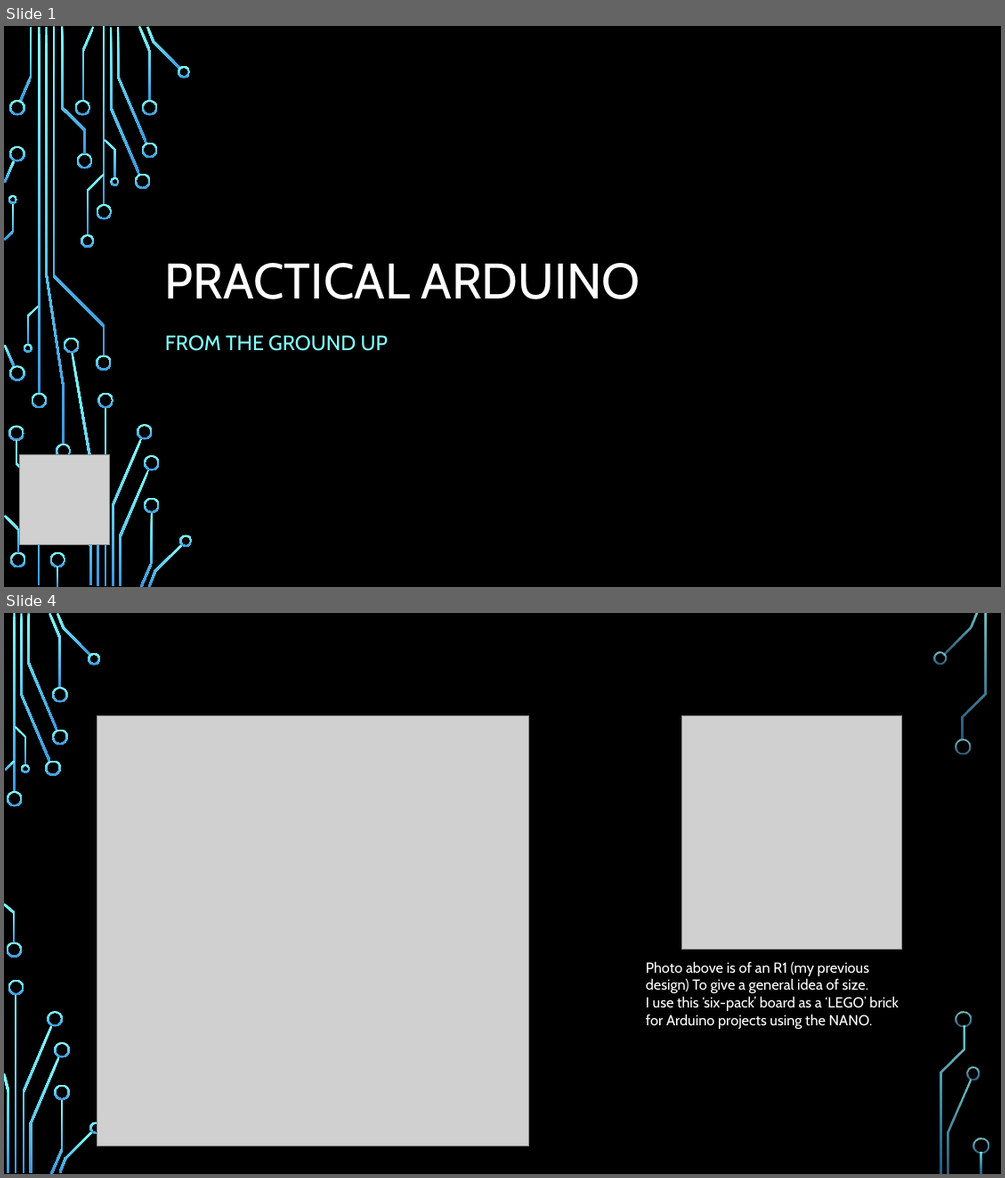
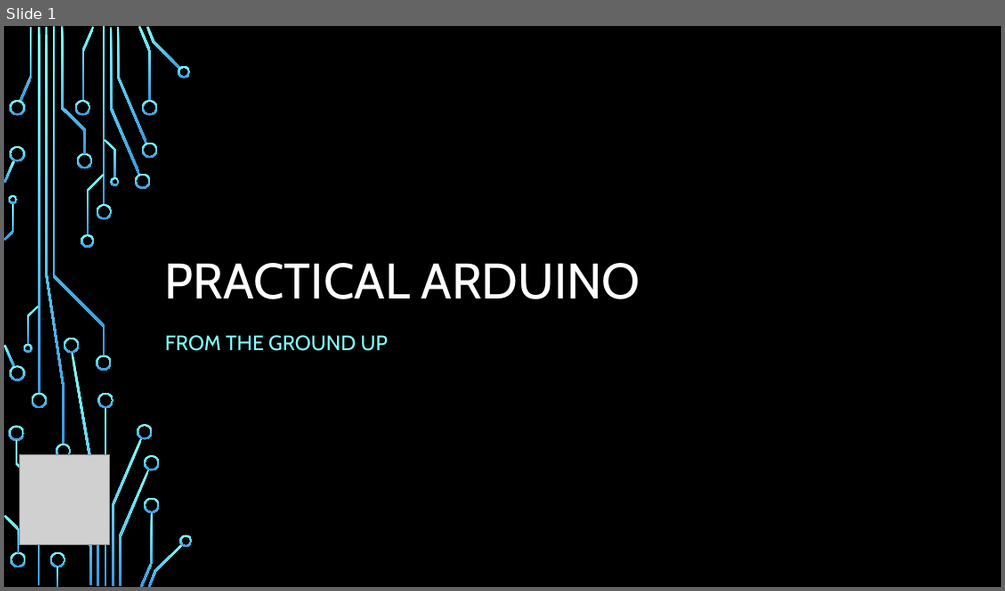
Before and after one commit to Alan-Lomax/MERG-SIG-Presentations, a slide deck: Practical Arduino - Ground Up.pptx. Shown one above the other, each under a label of ours: slides 1 and 4 before the commit, slide 1 after it; the slides between them are not shown. The pictures are 1005x1178 and 1005x591 pixels, drawn with LibreOffice and Linux fonts; fonts in the diff are those of the drawing; grey boxes stand for pictures; background and template pictures are left out. Boxes give left, top, right and bottom in pixels: in the first picture for what was removed or moved away, otherwise in the second. Text is boxed around its words. In the diff, an @@ line names an element or a change of style, - is before the commit and + after.

Commit message:
Update Practical Arduino - Ground Up.pptx
Spent some time firming up requirements and putting words around them prior to commencing schematic and board design.

```diff
--- a/Practical Arduino - Ground Up.pptx
+++ b/Practical Arduino - Ground Up.pptx
@@ slide 4 removed at (x1=4, y1=613, x2=1001, y2=1174), background picture (left out) @@
@@ picture removed at (x1=97, y1=716, x2=529, y2=1146) @@
@@ picture removed at (x1=681, y1=716, x2=902, y2=949) @@
@@ title removed at (x1=92, y1=722, x2=902, y2=774) @@
-PCB
@@ text removed at (x1=646, y1=961, x2=898, y2=1029) @@
-Photo above is of an R1 (my previous design) To give a general idea of size.
-I use this ‘six-pack’ board as a ‘LEGO’ brick for Arduino projects using the NANO.
@@ group removed at (x1=4, y1=613, x2=989, y2=1174): 33 freeform shapes, 3 rectangles @@
```
Also in this commit, not shown: 2 slides added, 2 other slides removed.
